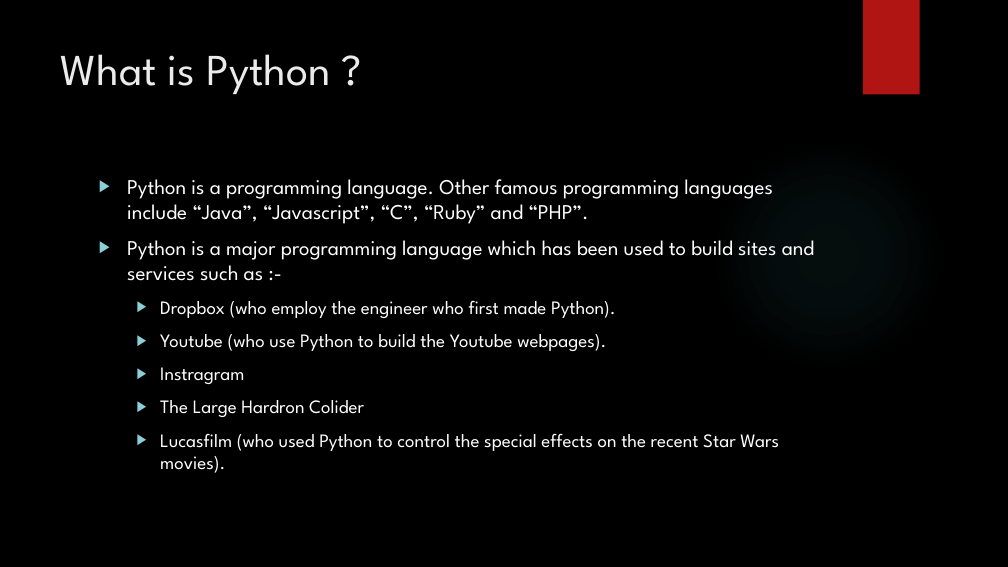
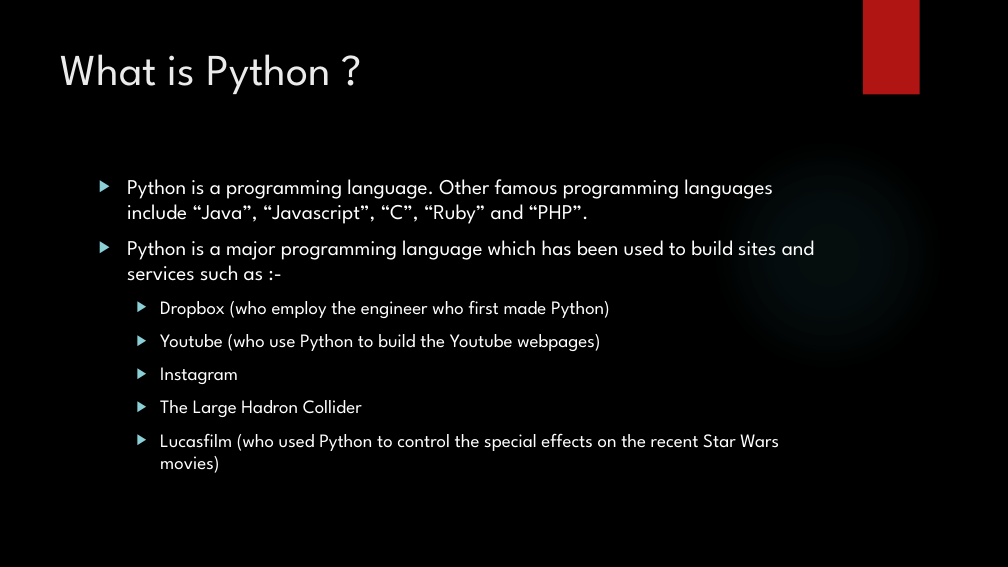
Before and after one commit to davidgroves/DGM_Tutorials, a slide deck: slide 2 of week1/week1.pptx. Drawn at 1008x567 pixels with LibreOffice and Linux fonts; fonts in the diff are those of the drawing; background and template pictures are left out. Boxes give left, top, right and bottom in pixels: in the first picture for what was removed or moved away, otherwise in the second. Text is boxed around its words. In the diff, an @@ line names an element or a change of style, - is before the commit and + after.

Commit message:
Added changes from Amanda.

```diff
--- a/week1/week1.pptx
+++ b/week1/week1.pptx
@@ text at [160, 301, 779, 473]: text changed @@
-  ▶ Dropbox (who employ the engineer who first made Python).
-  ▶ Youtube (who use Python to build the Youtube webpages).
-  ▶ Instragram
-  ▶ The Large Hardron Colider
-  ▶ Lucasfilm (who used Python to control the special effects on the recent Star Wars movies).
+  ▶ Dropbox (who employ the engineer who first made Python)
+  ▶ Youtube (who use Python to build the Youtube webpages)
+  ▶ Instagram
+  ▶ The Large Hadron Collider
+  ▶ Lucasfilm (who used Python to control the special effects on the recent Star Wars movies)
```
